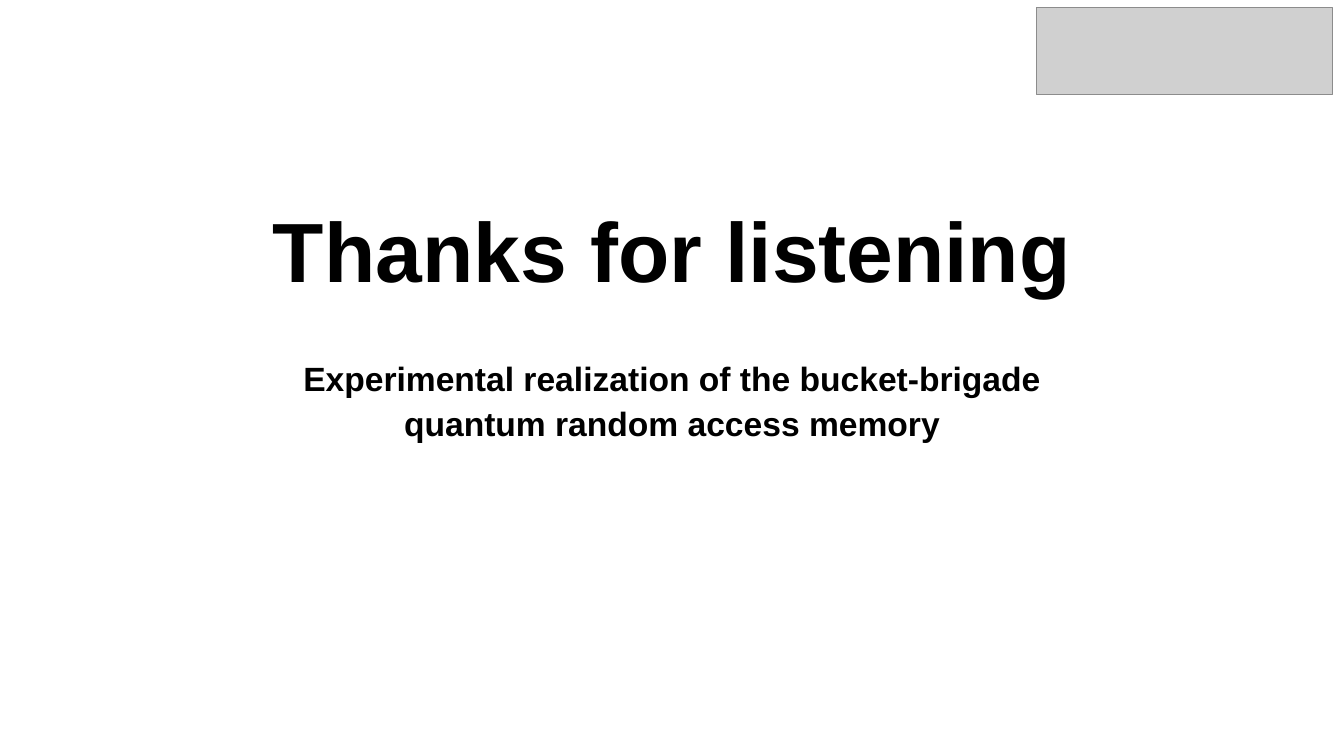
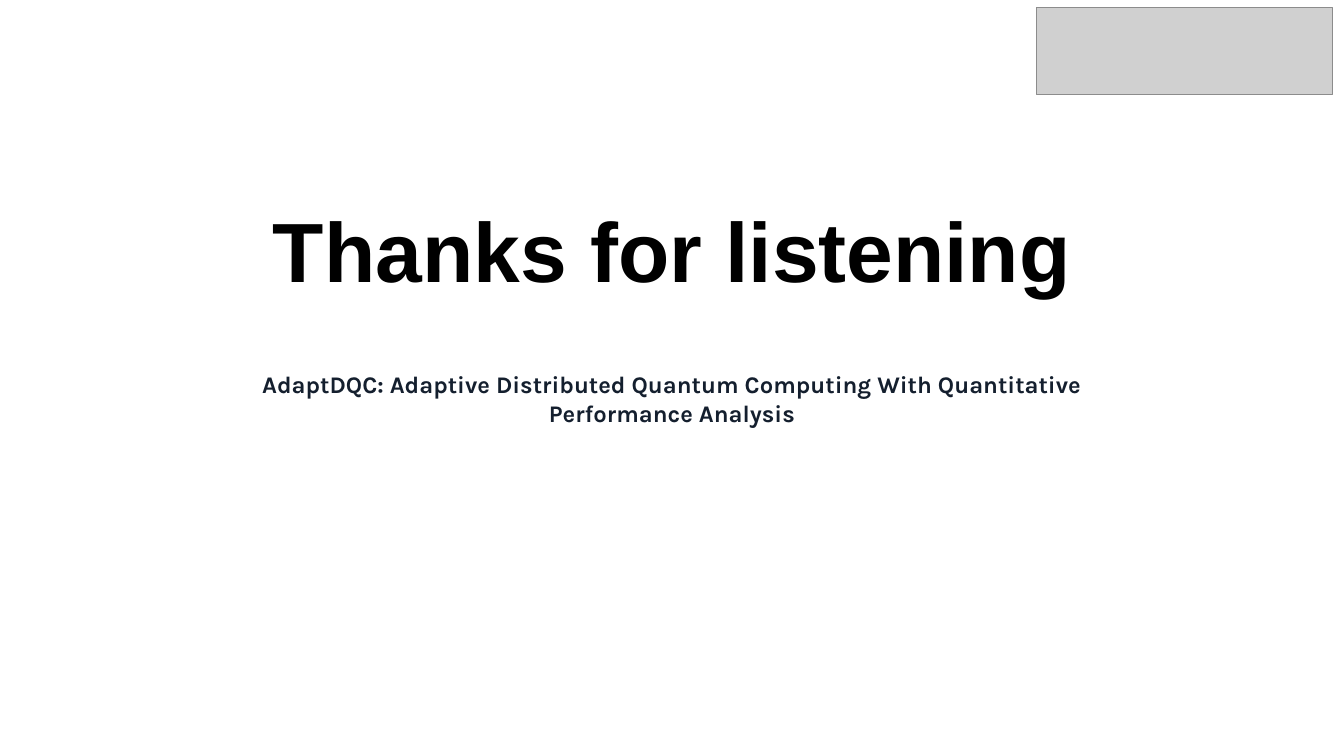
Before and after one commit to JanusQ/Janus4, a slide deck: slide 30 of 3-adaptDQC/pptx/AdaptDQC_tutorial.pptx (slide 28 before the commit). Drawn at 1344x756 pixels with LibreOffice and Linux fonts; fonts in the diff are those of the drawing; grey boxes stand for pictures; background and template pictures are left out. Boxes give left, top, right and bottom in pixels: in the first picture for what was removed or moved away, otherwise in the second. Text is boxed around its words. In the diff, an @@ line names an element or a change of style, - is before the commit and + after.

```diff
--- a/3-adaptDQC/pptx/AdaptDQC_tutorial.pptx
+++ b/3-adaptDQC/pptx/AdaptDQC_tutorial.pptx
@@ text at [262,376,1081,428]: text changed; size 24 to 17 pt; font Arial to Karla; text colour #000000 to #141F2E @@
-Experimental realization of the bucket-brigade quantum random access memory
+AdaptDQC: Adaptive Distributed Quantum Computing With Quantitative Performance Analysis
```
Also in this commit, not shown: 1 other slide changed, 2 slides added, 5 other files.
